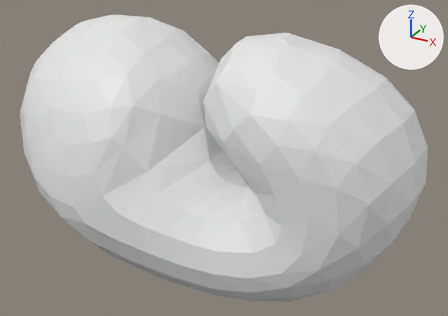
Before and after pictures for a commit that changed the OBJ model src/atlas_model/data/obj_files/embryo_t347.obj.
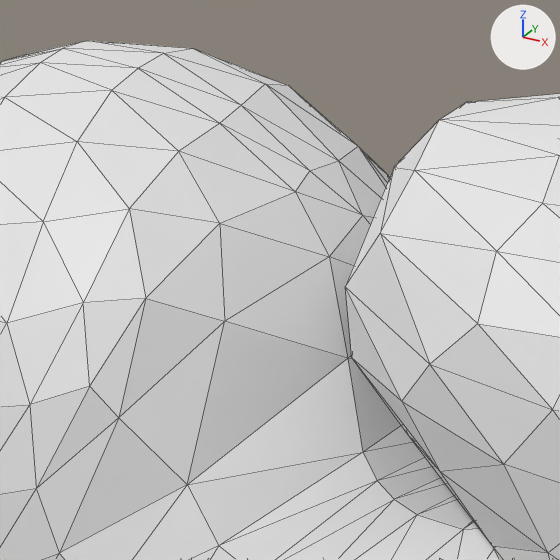
Each version is shown whole from a 50 mm camera at (408.7, -487.8, 280.5) aimed at (213.4, -132.7, 102.9), then close up on the part from 18% to 62% of the width and 0% to 63% of the height. Every picture has the same lights, and +X, +Y and +Z are marked at upper right. The close-ups show mesh edges as thin lines. Where no turn or scale is listed for an object, it has been applied to the vertices.

The older version as bpy lines, for what is in view:
```python
me_embryo_t347 = bpy.data.meshes.new('embryo_t347')
me_embryo_t347.from_pydata(...)  # 362 vertices, 720 faces; spans x 45.0..353.0, y -223.0..-52.0, z 22.0..196.0
ob_embryo_t347 = bpy.data.objects.new('embryo_t347', me_embryo_t347)
ob_embryo_t347.location = (0.0, 0.0, 0.0)
```
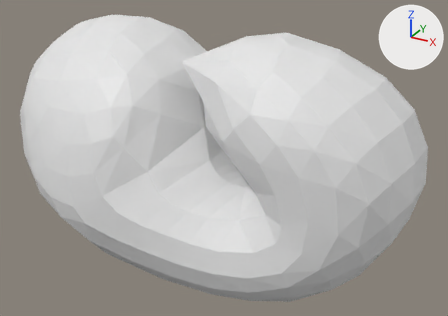
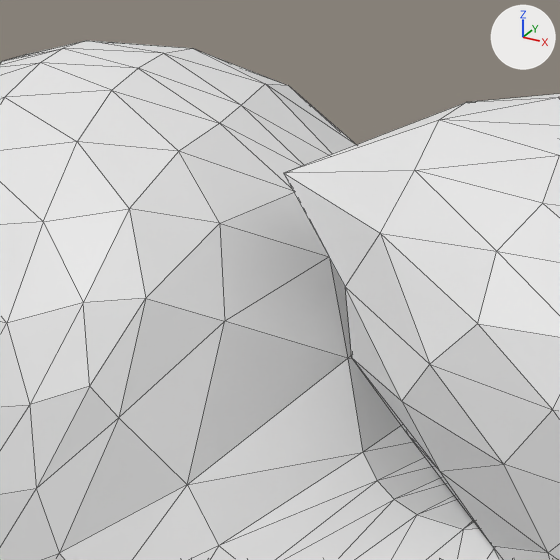
The edits, one by one:
me_embryo_t347 has 362 vertices, 720 faces and spans x 45.0..353.0, y -223.0..-52.0, z 22.0..196.0.
me_embryo_t347 is used by ob_embryo_t347; location (0.0, 0.0, 0.0).
Part 1, on me_embryo_t347:
Vertex 10 of me_embryo_t347 moves from (221.0, -150.0, 179.0) at pixel (393, 167) to (196.0, -158.0, 177.0) at pixel (283, 172).

Changed parts and their boxes [x1, y1, x2, y2] in the close-ups (560 x 560 px; the box of a moved part takes in the faces that stretch with it):
part 1 of me_embryo_t347, moved or reshaped
    before: [345, 121, 439, 286]
    after: [283, 103, 465, 286]
